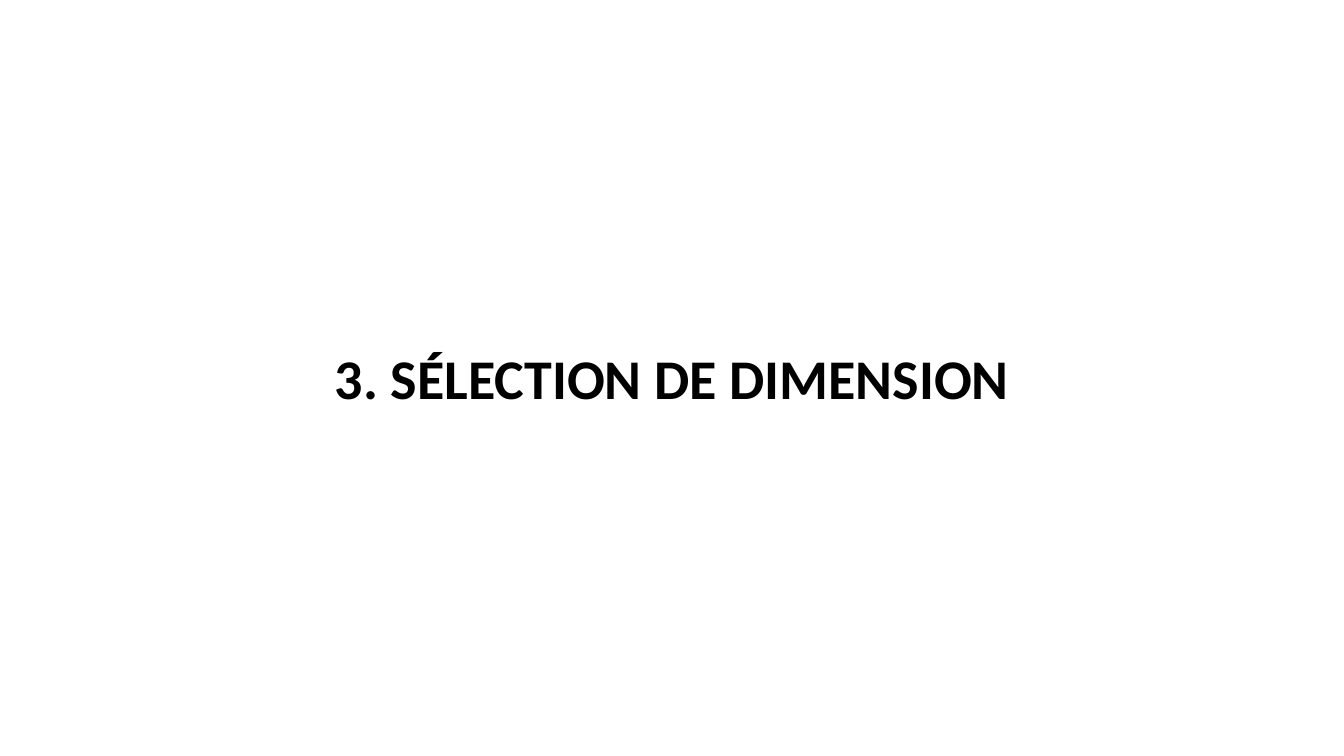
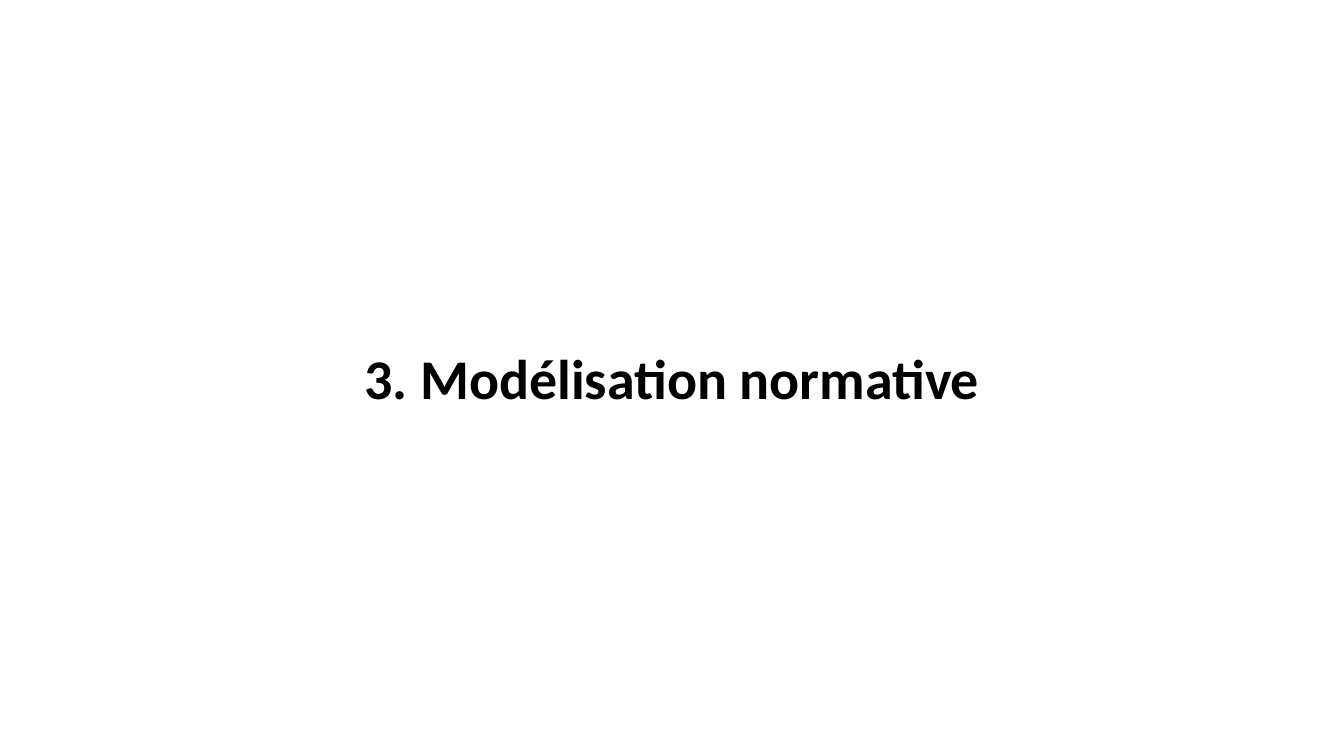
Before and after one commit to pnplab/ML_CRIUSMM, a slide deck: slide 29 of cours_4/img/cours_4.pptx. Drawn at 1344x756 pixels with LibreOffice and Linux fonts; fonts in the diff are those of the drawing. Boxes give left, top, right and bottom in pixels: in the first picture for what was removed or moved away, otherwise in the second. Text is boxed around its words. In the diff, an @@ line names an element or a change of style, - is before the commit and + after.

```diff
--- a/cours_4/img/cours_4.pptx
+++ b/cours_4/img/cours_4.pptx
@@ text at box(365, 359, 979, 400): text changed @@
-3. SÉLECTION DE DIMENSION
+3. Modélisation normative
```
Also in this commit, not shown: 1 other slide changed, 1 slide added, 4 other files.
